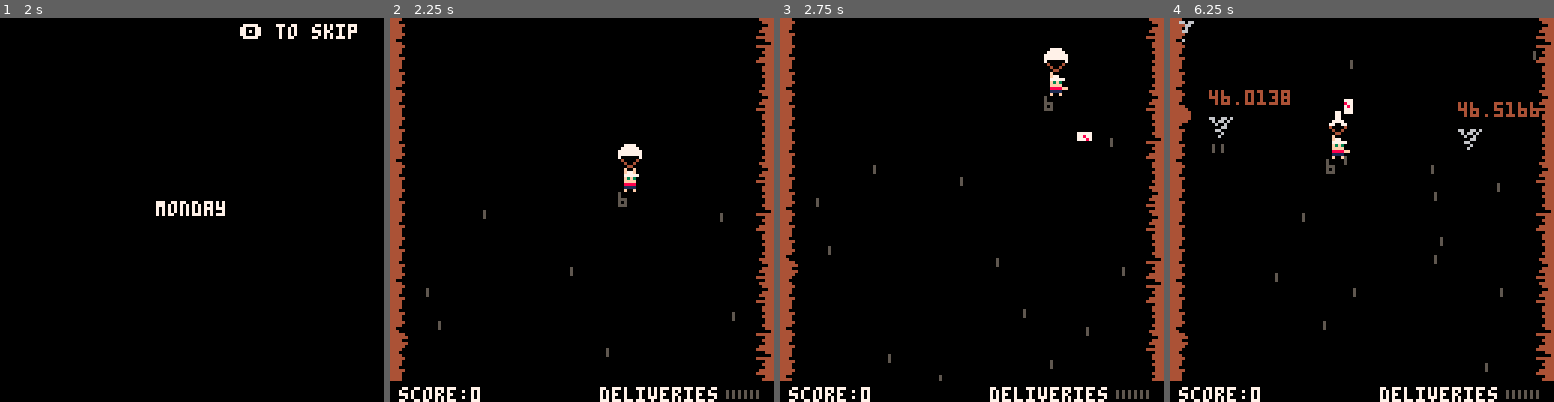
Above: before the commit, frames 1-4 (left to right).
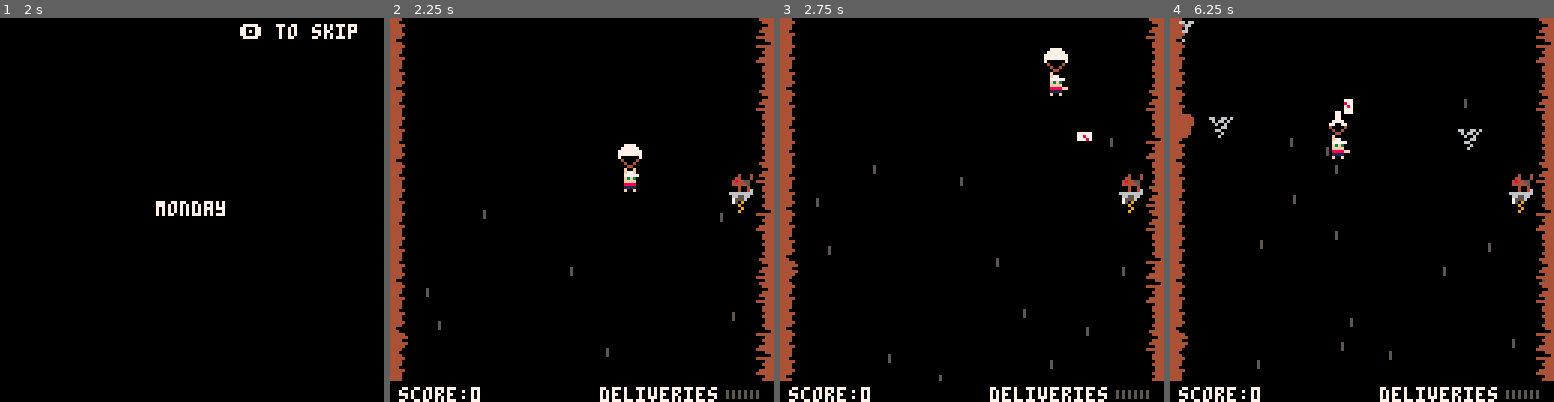
Above: after the commit, the same moments.

Repository: sugarvoid/down-mail
Game: PICO-8 cartridge down_mail.p8
The game is run twice, just before and just after one commit, with the same random seed, the same clock (stepped at 60 frames per second) and the same inputs.
Inputs:
- Up to frame 1 (2 s): tap X (X key) at 0.33, 1.07, 1.85 s; tap O (Z key) at 0.7, 1.7 s; hold Right from 1.6 s (still down)
- Up to frame 2 (2.25 s): release Right at 2.1 s; tap O (Z key) at 2.1 s; hold Up from 2.15 s (still down)
- Up to frame 3 (2.75 s): release Up at 2.42 s; hold Right from 2.47 s (still down); tap O (Z key) at 2.5 s
- Up to frame 4 (6.25 s): tap O (Z key) every 0.4 s from 2.9 to 6.1 s; tap X (X key) at 2.97, 4.08, 5.2 s; release Right at 3.03 s; hold Left 3.08-3.58 s; hold Down 3.63-3.97 s; hold Right 4.02-4.68 s; hold Up 4.73-5.03 s; hold Left 5.08-5.68 s; hold Down 5.73-6.03 s; hold Right from 6.08 s (still down)

Frame 1 is identical in both runs. In frame 2, 0.3% of the frame differs, in the area x 59-95%, y 40-51%; in frame 3, 0.3%; in frame 4, 1.8%, in the area x 2-98%, y 8-93%.

Commit message:
Add debug check and start on dog

Diff:
--- a/down_mail.p8
+++ b/down_mail.p8
@@ -18,6 +18,7 @@
 #include src/spawner.lua
 #include src/skull.lua
 #include src/ring.lua
+#include src/dog.lua
 
 
 
--- /dev/null
+++ b/src/dog.lua
@@ -0,0 +1,33 @@
+dogs = {}
+
+dog = {}
+dog.__index = dog
+
+function spawn_dog()
+    local d = setmetatable({}, dog)
+    d.x = 113
+    d.y = 50
+    d.facing_l = d.x < 128 / 2
+    d.b_col = rnd(cols)
+    d.img = 19
+    d.empty = true
+    d.damaged = false
+    d.dir = 0
+    d.dx = 1.3
+    add(dogs, d)
+end
+
+function dog:update()
+
+end
+
+function dog:take_damage()
+
+end
+
+function dog:draw()
+    pal(6, self.b_col)
+    spr(self.img, self.x, self.y, 1, 1, self.facing_l)
+    pal()
+    spr(3, self.x, self.y + 7)
+end
--- a/src/main.lua
+++ b/src/main.lua
@@ -13,9 +13,9 @@
 hint_txt = "hint off"
 deliveries = { 0, 0 }
 goto_bonus_tmr = 60
-offset=0
+offset = 0
 ending = 0
-end_spr = { 64, 68, 72, 76, 140}
+end_spr = { 64, 68, 72, 76, 140 }
 objects = { back = {}, front = {} }
 day = 1
 days = { "monday", "tuesday", "wednesday", "thursday", "friday", "saturday", "sunday" }
@@ -42,10 +42,10 @@
 ending_idx = 0
 
 endings = {
-    { "city mourns",    "loss of mailman" },
-    { "local mailman",  "goes missing" },
-    { "mailman fired",  "" },
-    { "mailman quits,", "buys city" },
+    { "city mourns",       "loss of mailman" },
+    { "local mailman",     "goes missing" },
+    { "mailman fired",     "" },
+    { "mailman quits,",    "buys city" },
     { "mediocre mailman,", "does job" },
 }
 
@@ -65,7 +65,6 @@
 end
 
 function restart_game()
-
     day = 1
     deliveries_left = deliveries_needed
     deliveries = { 0, 0 }
@@ -85,6 +84,7 @@
     poke(0x5f5c, 255)
     menuitem(3, hint_txt, my_menu_item)
     restart_game()
+    spawn_dog()
 end
 
 function my_menu_item(b)
@@ -144,8 +144,7 @@
 
     if is_debug then
         print("mem: " .. flr(stat(0)) .. "kb", 10, 0, 8)
-        print("cpu: " .. stat(1)*100 .. "%", 10, 8, 8)
-
+        print("cpu: " .. stat(1) * 100 .. "%", 10, 8, 8)
     end
 end
 
@@ -227,7 +226,6 @@
             goto_bonus()
         end
     end
-
 end
 
 function update_intro()
@@ -257,17 +255,17 @@
     bouns_timer -= 1
     if bouns_timer <= 0 then
         if day <= (days_needed - 1) then
-           advance_day()
+            advance_day()
         else
             --if day == 3 then
-                if deliveries[1] == (deliveries_needed * (days_needed)) then
-                    end_text = endings[4]
-                    ending_idx = 4
-                else
-                    end_text = endings[5]
-                    ending_idx = 5
-                end
-                change_state(gamestates.gameover)
+            if deliveries[1] == (deliveries_needed * (days_needed)) then
+                end_text = endings[4]
+                ending_idx = 4
+            else
+                end_text = endings[5]
+                ending_idx = 5
+            end
+            change_state(gamestates.gameover)
             --end
         end
     end
@@ -300,13 +298,19 @@
     for r in all(rocks) do
         r:draw()
     end
+    for d in all(dogs) do
+        d:draw()
+    end
 
     map(0, map_y)
     draw_gui()
     draw_lizards()
-    for k, v in ipairs(lanes) do
-        if lanes[k][2] == true then
-            circfill(lanes[k][1] + 4, 119, 2, 10)
+
+    if debug then
+        for k, v in ipairs(lanes) do
+            if lanes[k][2] == true then
+                circfill(lanes[k][1] + 4, 119, 2, 10)
+            end
         end
     end
 end
@@ -314,7 +318,7 @@
 function draw_title()
     cls(7)
     spr(200, 48, 34, 4, 2)
-    spr(232, 48, 34+10, 4, 2)
+    spr(232, 48, 34 + 10, 4, 2)
     --print("down mail", hcenter("down mail"), 50, 0)
     print("press 🅾️ to play", hcenter("press 🅾️ to play"), 75, 8)
 end
@@ -351,7 +355,6 @@
     rect(17, 9, 109, 14, 7)
     print("bonus", 50, 3, 7)
     -- print("bonus: " .. flr(bouns_timer/30), 20, 20, 5)
-
 end
 
 function draw_postday()
@@ -399,7 +402,6 @@
     end
 end
 
-
 function draw_gui()
     rectfill(0, 121, 128, 128, 0)
     print("score:" .. score, 3, 123, 7)
@@ -409,7 +411,7 @@
         pset(110 + (2 * i), 125, 5)
         pset(110 + (2 * i), 126, 5)
     end
-    for i = 1, (deliveries[1]+deliveries[2]), 1 do
+    for i = 1, (deliveries[1] + deliveries[2]), 1 do
         pset(110 + (2 * i), 124, 7)
         pset(110 + (2 * i), 125, 7)
         pset(110 + (2 * i), 126, 7)
@@ -422,7 +424,7 @@
         end
     end
 
-    line( 48, 127, 65, 127, 0)
+    line(48, 127, 65, 127, 0)
 
     --rectfill(48, 124, 50, 126, customers[1])
     -- rectfill(52, 124, 54, 126, customers[2])
@@ -443,7 +445,7 @@
 end
 
 function change_state(new_state)
-    offset=0
+    offset = 0
     g_state = new_state
 end
 
@@ -548,26 +550,25 @@
 
 function screen_shake()
     local fade = 0.95
-    local offset_x=16-rnd(32)
-    local offset_y=16-rnd(32)
-
-    offset_x*=offset
-    offset_y*=offset
-
-    camera(offset_x,offset_y)
-
-    offset*=fade
-    if offset<0.05 then
-      offset=0
-    end
-  end
-
-
-  --function calc_dist2(x1,y1,x2,y2)
-    --return abs(x1-x2)+abs(y1-y2)
-  --end
-
-
-  function dist(a,b)
-    return abs(a.x-b.x)+abs(a.y-b.y)
-  end
+    local offset_x = 16 - rnd(32)
+    local offset_y = 16 - rnd(32)
+
+    offset_x *= offset
+    offset_y *= offset
+
+    camera(offset_x, offset_y)
+
+    offset *= fade
+    if offset < 0.05 then
+        offset = 0
+    end
+end
+
+--function calc_dist2(x1,y1,x2,y2)
+--return abs(x1-x2)+abs(y1-y2)
+--end
+
+
+function dist(a, b)
+    return abs(a.x - b.x) + abs(a.y - b.y)
+end
--- a/src/player.lua
+++ b/src/player.lua
@@ -45,7 +45,10 @@
     else
         spr(49, self.x, self.y)
     end
-    print(deliveries_left, self.x, self.y+8)
+    if debug then
+        print(deliveries_left, self.x, self.y+8)
+    end
+
     if self.life >= 2 then
         spr(18, self.x, self.y, 1, 1, self.facing_l)
     end
--- a/src/skull.lua
+++ b/src/skull.lua
@@ -9,7 +9,7 @@
     _d.y=y
     _d.target={x=p.x, y=p.y}
     _d.facing_r=face_r
-    _d.img=39
+    _d.img=36
     _d.speed=5
     _d.dx = p.x - _d.x
     _d.dy = p.y - _d.y
--- a/src/twister.lua
+++ b/src/twister.lua
@@ -66,6 +66,9 @@
 end
 
 function twister:draw()
-    print(self.dis, self.x, self.y - 8)
+    if debug then
+       print(self.dis, self.x, self.y - 8)
+    end
+
     spr(self.anim[self.frame], self.x, self.y, 1, 1, self.facing_l)
 end
Not shown, changed: 21 lines of the sprite sheet (__gfx__) section of down_mail.p8
Not shown, changed: readme.md
